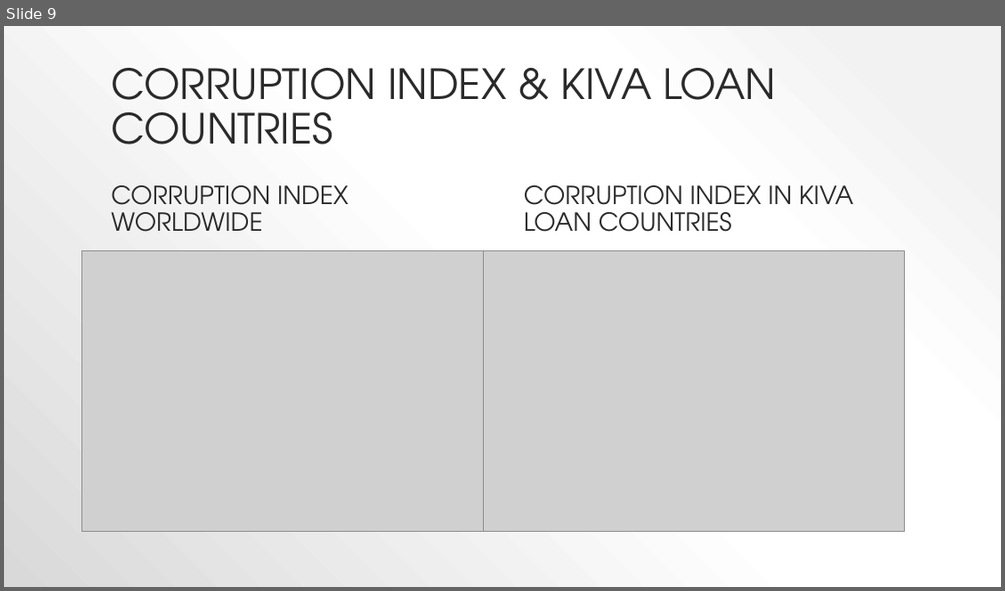
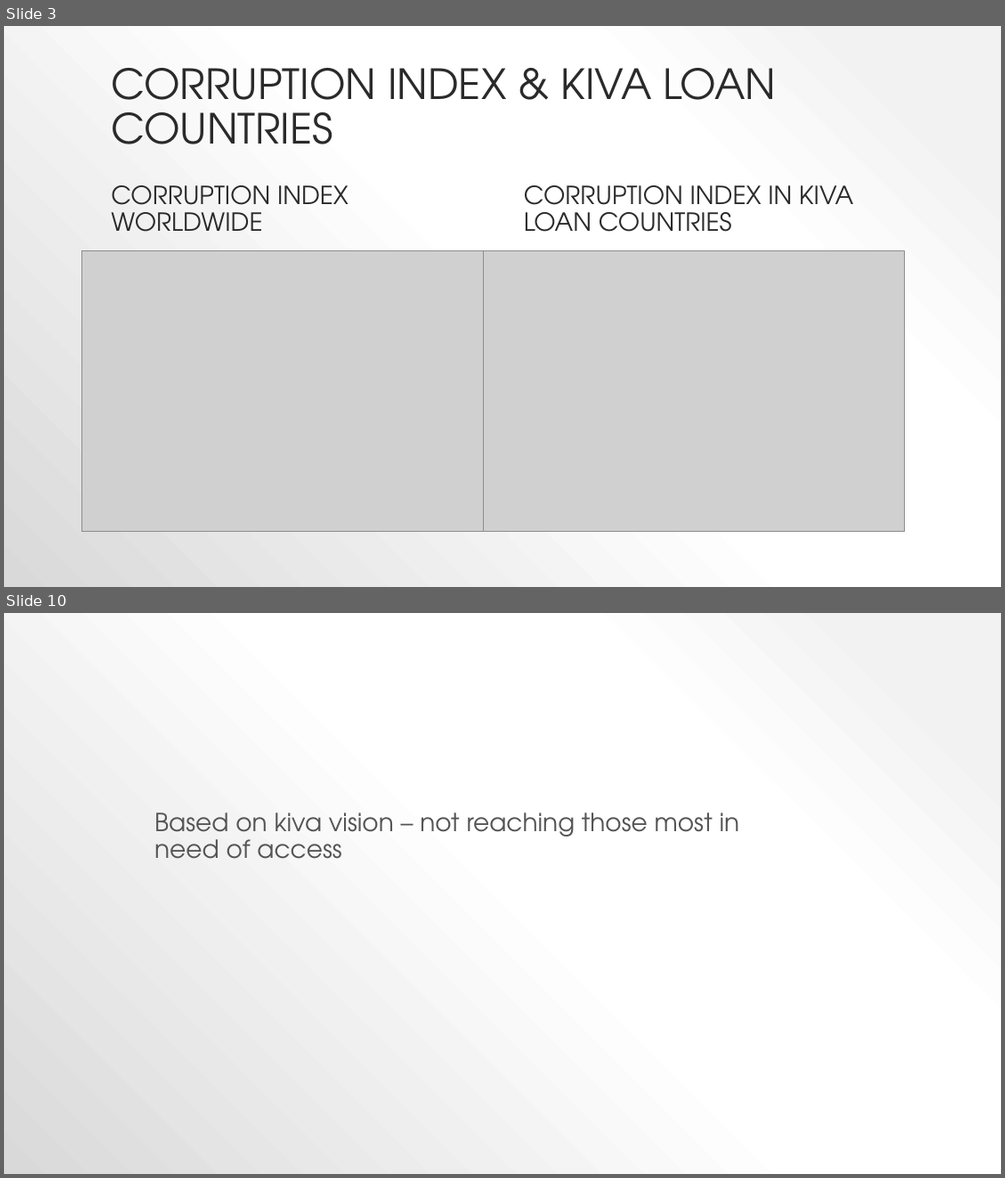
Before and after one commit to techsmj/RiceU-Project-1, a slide deck: KivaLoans.pptx. Shown one above the other, each under a label of ours: slide 9 before the commit, slides 3 and 10 after it; the slides between them are not shown. The pictures are 1005x591 and 1005x1178 pixels, drawn with LibreOffice and Linux fonts; fonts in the diff are those of the drawing; grey boxes stand for pictures. Boxes give left, top, right and bottom in pixels: in the first picture for what was removed or moved away, otherwise in the second. Text is boxed around its words. In the diff, an @@ line names an element or a change of style, - is before the commit and + after.

```diff
--- a/KivaLoans.pptx
+++ b/KivaLoans.pptx
@@ slide 10 added at (4,613,1001,1174), background gradient #F2F2F2 to #FFFFFF to #D9D9D9 @@
@@ text added at (154,812,740,859), 24 pt, text #545454 @@
+Based on kiva vision – not reaching those most in need of access
@@ what was slide 9 is now slide 3 @@
```
Also in this commit, not shown: 2 slides changed, 5 other slides added, 6 slides removed.
